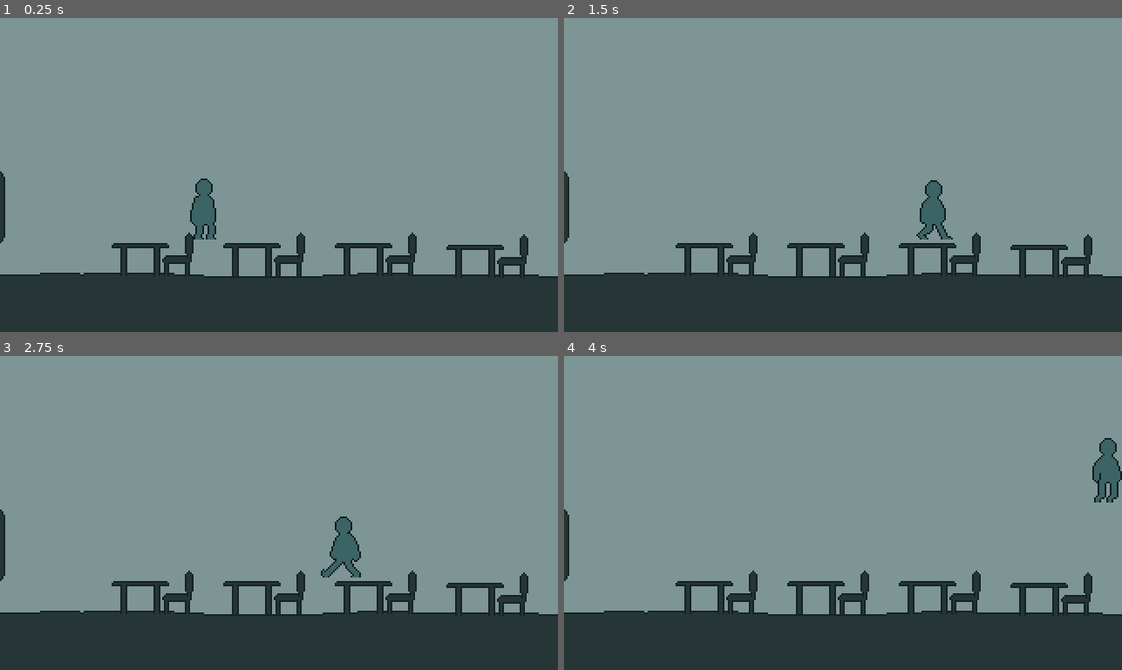
Above: before the commit, frames 1-4 (two rows, left to right).
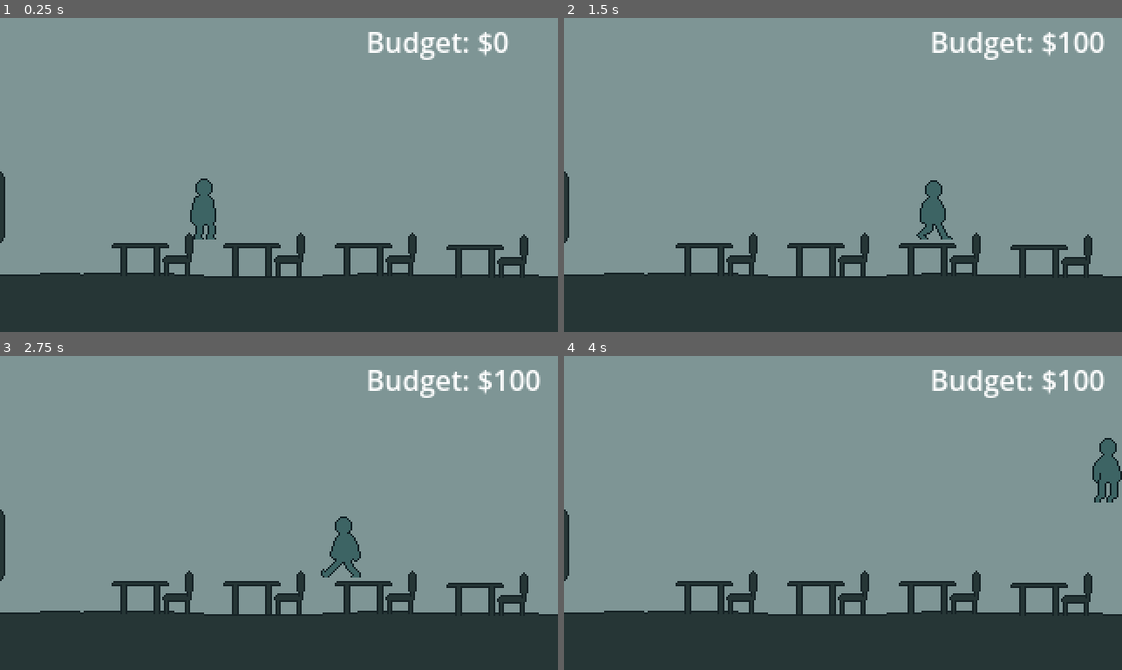
Above: after the commit, the same moments.

Repository: aloefflerj/ldjam58
Game: Godot game, scene res://scenes/Game.tscn
The game is run twice, just before and just after one commit, with the same random seed, the same clock (stepped at 60 frames per second) and the same inputs.
Inputs:
- Up to frame 1 (0.25 s): no input
- Up to frame 2 (1.5 s): hold D (right) from 0.53 s (still down); tap Up (jump) at 0.77 s
- Up to frame 3 (2.75 s): tap Up (jump) at 1.52 s; release D (right) at 2.03 s; hold A (left) from 2.03 s (still down)
- Up to frame 4 (4 s): release A (left) at 2.78 s; hold D (right) from 2.78 s (still down); tap Up (jump) at 3.02, 3.77 s

The runs differ from the first frame. In frame 1, 0.9% of the frame differs, in the area x 65-91%, y 4-14%; in frame 2, 1.1%, in the area x 65-97%, y 4-14%; in frame 3, 1.1%; in frame 4, 1.1%.

Commit message:
feat: implements budget hud control

Diff:
--- a/scenes/Game.tscn
+++ b/scenes/Game.tscn
@@ -1,9 +1,10 @@
-[gd_scene load_steps=8 format=3 uid="uid://36ldmg7cl1xw"]
+[gd_scene load_steps=9 format=3 uid="uid://36ldmg7cl1xw"]
 
 [ext_resource type="Script" uid="uid://c4ah0timuo4pm" path="res://scenes/game.gd" id="1_aug50"]
 [ext_resource type="Texture2D" uid="uid://vvx4dpwhrvtd" path="res://assets/Placeholder/Levels/level1.png" id="2_cpr0p"]
 [ext_resource type="PackedScene" uid="uid://b2niru2h553lj" path="res://scenes/player.tscn" id="2_qbsmt"]
 [ext_resource type="PackedScene" uid="uid://bd5f7qhorkhyi" path="res://scenes/Itens/collectible.tscn" id="4_78awf"]
+[ext_resource type="PackedScene" uid="uid://cxq57h41375fl" path="res://scenes/UI/hud.tscn" id="5_s0nni"]
 
 [sub_resource type="RectangleShape2D" id="RectangleShape2D_78awf"]
 size = Vector2(321, 52)
@@ -64,4 +65,6 @@
 [node name="Collectible3" parent="." instance=ExtResource("4_78awf")]
 position = Vector2(182, 112)
 
+[node name="Hud" parent="." instance=ExtResource("5_s0nni")]
+
 [connection signal="body_entered" from="Phase End" to="Player" method="_on_phase_end_body_entered"]
--- /dev/null
+++ b/scenes/UI/hud.gd
@@ -0,0 +1,11 @@
+extends CanvasLayer
+
+
+func _ready() -> void:
+	GameManager.budget_updated.connect(on_budget_updated)
+
+	on_budget_updated(GameManager.player_budget)
+
+
+func on_budget_updated(new_budget: int) -> void:
+	$BudgeLabel.text = "Budget: $" + str(new_budget)
--- /dev/null
+++ b/scenes/UI/hud.tscn
@@ -0,0 +1,13 @@
+[gd_scene load_steps=2 format=3 uid="uid://cxq57h41375fl"]
+
+[ext_resource type="Script" uid="uid://cxnm1ycuxwsqr" path="res://scenes/UI/hud.gd" id="1_c4vmg"]
+
+[node name="Hud" type="CanvasLayer"]
+script = ExtResource("1_c4vmg")
+
+[node name="BudgeLabel" type="Label" parent="."]
+offset_left = 210.0
+offset_top = 2.0
+offset_right = 320.0
+offset_bottom = 25.0
+text = "Budget: $0"
--- a/scenes/game_over.gd
+++ b/scenes/game_over.gd
@@ -2,6 +2,8 @@
 
 func _ready() -> void:
 	get_tree().paused = true
+
+	GameManager.player_budget = 0
 
 
 func _on_retry_pressed() -> void:
--- a/scenes/phase_two.tscn
+++ b/scenes/phase_two.tscn
@@ -1,8 +1,9 @@
-[gd_scene load_steps=9 format=3 uid="uid://di0alpo8jtk85"]
+[gd_scene load_steps=10 format=3 uid="uid://di0alpo8jtk85"]
 
 [ext_resource type="Texture2D" uid="uid://e7qtwmesgia5" path="res://assets/Placeholder/Levels/level_2.png" id="1_4yk0h"]
 [ext_resource type="PackedScene" uid="uid://b2niru2h553lj" path="res://scenes/player.tscn" id="2_iq40g"]
 [ext_resource type="Texture2D" uid="uid://bguolgyddqms" path="res://assets/Placeholder/Chars/bully.png" id="3_iq40g"]
+[ext_resource type="PackedScene" uid="uid://cxq57h41375fl" path="res://scenes/UI/hud.tscn" id="4_gsc1e"]
 
 [sub_resource type="SegmentShape2D" id="SegmentShape2D_4yk0h"]
 
@@ -72,5 +73,7 @@
 [node name="CollisionShape2D" type="CollisionShape2D" parent="Bully/Repel Spell"]
 shape = SubResource("RectangleShape2D_gsc1e")
 
+[node name="Hud" parent="." instance=ExtResource("4_gsc1e")]
+
 [connection signal="body_entered" from="Phase End" to="Player" method="_on_phase_end_body_entered"]
 [connection signal="body_entered" from="Bully/Repel Spell" to="Player" method="_on_repel_spell_body_entered"]
--- a/scripts/GameManager.gd
+++ b/scripts/GameManager.gd
@@ -1,5 +1,7 @@
 extends Node
 
+
+signal budget_updated(new_budget)
 
 var game_over_scene = preload("res://scenes/game_over.tscn")
 var player_budget: int = 0
@@ -13,4 +15,5 @@
 
 func increase_budget(value: int) -> void:
 	self.player_budget += value
+	budget_updated.emit(self.player_budget)
 	print("Your budget is $", self.player_budget, " dollars more")
Not shown, added: scenes/UI/hud.gd.uid
